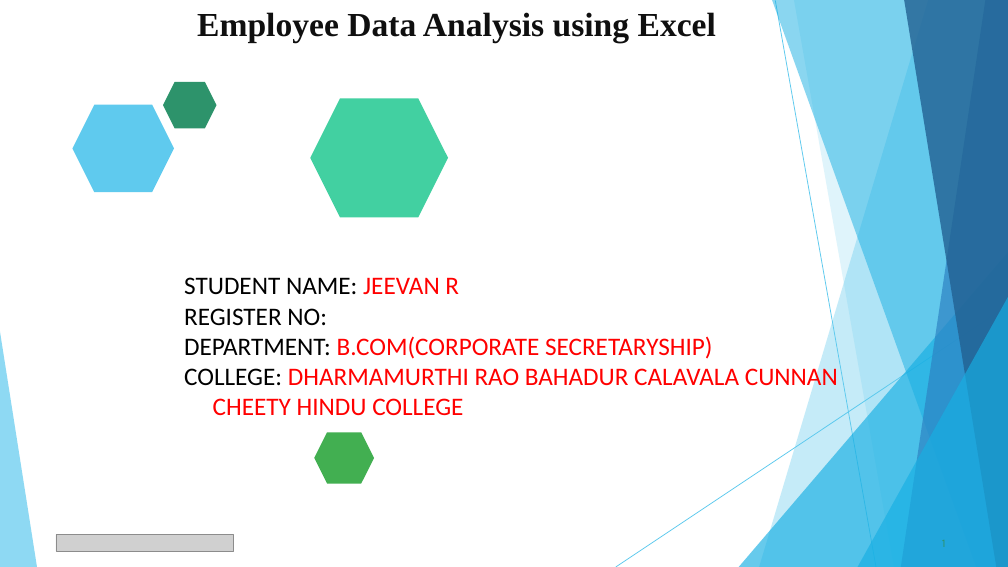
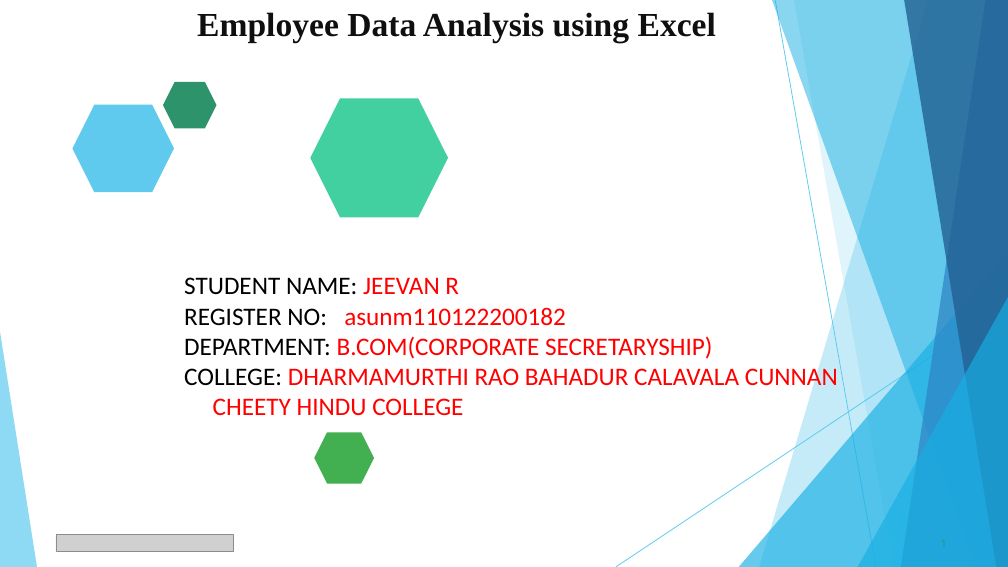
Before and after one commit to Jeevan957/TNSDC-DC, a slide deck: slide 1 of DATA ANALYSYS USING EXCEL PPT.pptx. Drawn at 1008x567 pixels with LibreOffice and Linux fonts; fonts in the diff are those of the drawing; grey boxes stand for pictures. Boxes give left, top, right and bottom in pixels: in the first picture for what was removed or moved away, otherwise in the second. Text is boxed around its words. In the diff, an @@ line names an element or a change of style, - is before the commit and + after.

```diff
--- a/DATA ANALYSYS USING EXCEL PPT.pptx
+++ b/DATA ANALYSYS USING EXCEL PPT.pptx
@@ text at (184, 307, 566, 326): text changed; text colour #000000 to #FF0000 @@
-REGISTER NO:
+REGISTER NO: asunm110122200182
```
